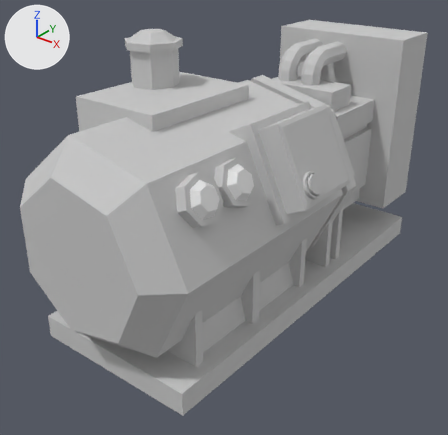
One commit to the FBX model Assets/Models/Electric/Generator without box.FBX: the scene before it, then after it.
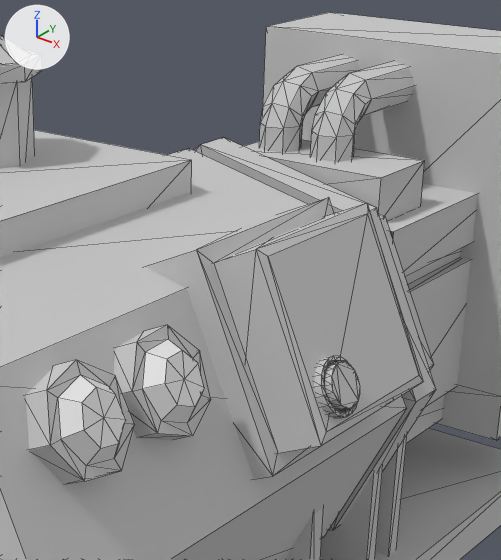
Old and new are each drawn whole from a camera (50 mm lens) standing at (0.92, -1.312, 0.624) and looking at (-0.042, -0.109, -0.122) and again close up on the part from 37% to 86% of the width and 3% to 60% of the height. Every picture has the same lights, and +X, +Y and +Z are marked at upper left. The close-ups show mesh edges as thin lines. Where no turn or scale is listed for an object, it has been applied to the vertices.

The first close-up shows 'Generator 5 light 1', 'Generator 5 light 2', 'Generator no box'.
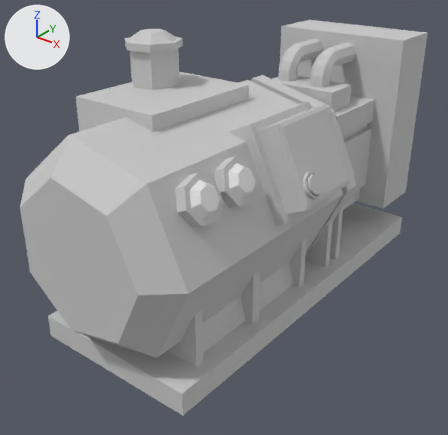
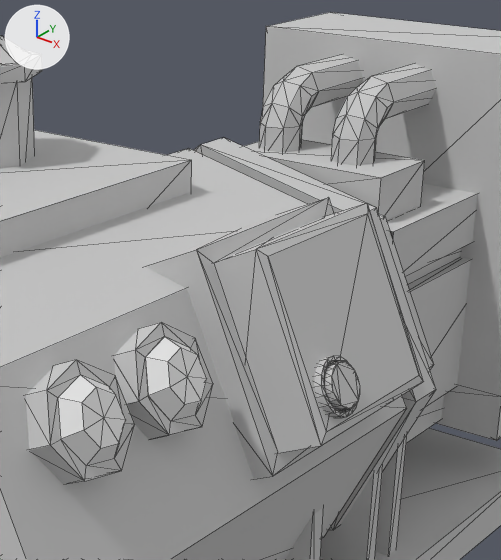
Where the newer file only moved an object's origin or applied its transform, the numbers keep the older frame.

Boxes (x1, y1, x2, y2) around the edits, measured in the close-ups (501 x 560 px; the box of a moved part takes in the faces that stretch with it):
'Generator 5 light 2', moved, turned, rescaled
    before: (142, 339, 204, 423)
    after: (145, 337, 207, 421)
part 1 of me_mesh_001, added
    after: (114, 322, 213, 439)
part 2 of me_mesh_001, moved or reshaped
    before: (310, 61, 415, 162)
    after: (331, 64, 437, 166)
part 3 of me_mesh_001, deleted
    before: (113, 325, 211, 440)

The edits, one by one:
me_mesh_001 has 646 vertices, 962 faces and spans x -0.249..0.32, y -0.624..0.608, z 0.0..0.734.
me_mesh_001 is used by ob_generator_no_box; location (-0.035, 0.008, -0.367).
me_mesh_001 part 1: the loose piece of 21 vertices spanning x 0.161..0.235, y -0.51..-0.404, z 0.417..0.528 is copied, and the copy is moved by (0.0, 0.122, 0.0); it spans x 0.161..0.235, y -0.388..-0.282, z 0.417..0.528.
me_mesh_001 part 2: the loose piece of 39 vertices spanning x -0.018..0.038, y 0.248..0.516, z 0.537..0.644 is moved by (0.032, 0.0, 0.0).
me_mesh_001 part 3: the loose piece of 21 vertices spanning x 0.163..0.237, y -0.393..-0.285, z 0.414..0.524 is deleted.
In object 'Generator 5 light 2' (ob_generator_5_light_2), parent is no longer ob_group47553.
Object 'Generator 5 light 2' (ob_generator_5_light_2) moves from (5.892, -12.99, 3.816) to (0.149, -0.325, 0.0981).
Object 'Generator 5 light 2' (ob_generator_5_light_2) turns from (60, 31, 74) to (31, 60, 35) degrees about x, y and z.
Object 'Generator 5 light 2' (ob_generator_5_light_2) is rescaled from (1.0, 1.0, 1.0) to (0.0254, 0.0254, 0.0254).
